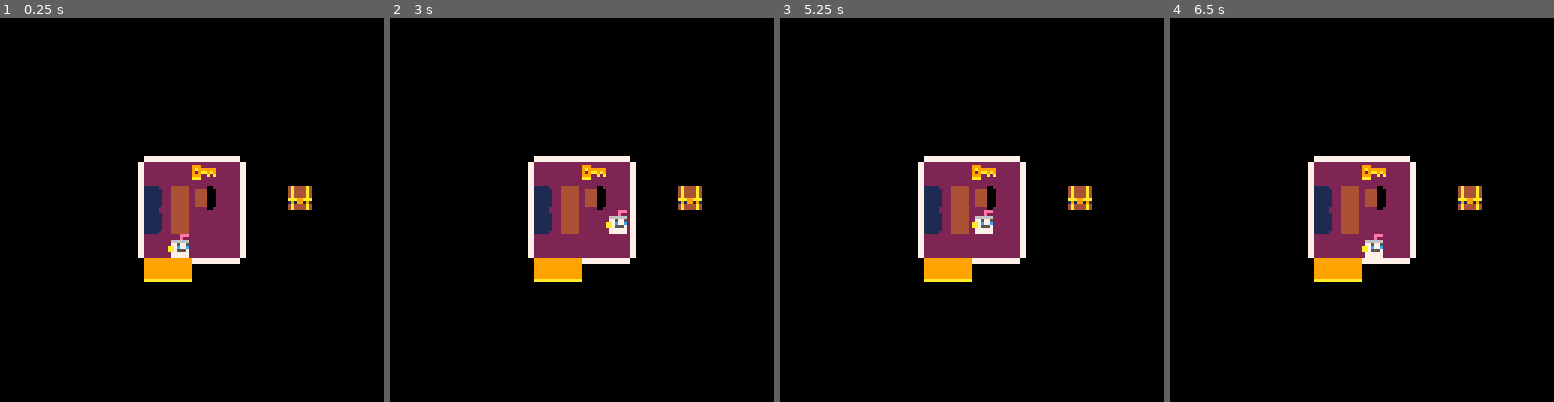
Above: before the commit, frames 1-4 (left to right).
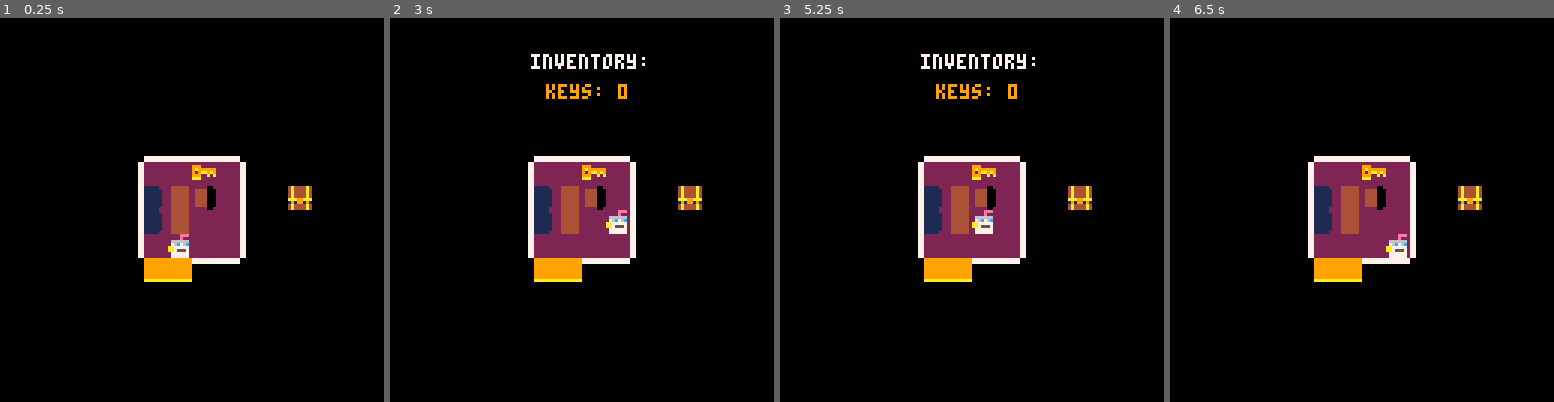
Above: after the commit, the same moments.

Repository: WyattAlexander-001/Pico-8-Repo
Game: PICO-8 cartridge aqua_teen_rpg.p8
Same seed, same stepped clock (60 frames per second), same inputs: the game is played once before the commit and once after it.
Inputs:
- Up to frame 1 (0.25 s): no input
- Up to frame 2 (3 s): tap X (X key) at 0.33, 1.07, 1.85, 2.97 s; hold Right 1.6-2.1 s; hold Up 2.15-2.42 s; hold Right from 2.47 s (still down)
- Up to frame 3 (5.25 s): release Right at 3.03 s; hold Left 3.08-3.58 s; hold Down 3.63-3.97 s; hold Right 4.02-4.68 s; tap X (X key) at 4.08, 5.2 s; hold Up 4.73-5.03 s; hold Left from 5.08 s (still down)
- Up to frame 4 (6.5 s): release Left at 5.68 s; hold Down 5.73-6.03 s; hold Right from 6.08 s (still down); tap X (X key) at 6.32 s

The runs differ from the first frame. In frame 1, less than 0.1% of the frame differs, in the area x 45-50%, y 58-61%; in frame 2, 0.9%, in the area x 36-67%, y 9-54%; in frame 3, 0.9%; in frame 4, 0.5%.

Commit message:
Added display of inventory X key
Displays all keys user finds

Diff:
--- a/aqua_teen_rpg.p8
+++ b/aqua_teen_rpg.p8
@@ -19,6 +19,8 @@
  cls()
  draw_map()
  draw_player()
+ if (btn(❎)) show_inventory()
+
 end
 
 
@@ -94,6 +96,17 @@
 		get_key(x,y)
 	end
 end
+-->8
+--inventory
+
+function show_inventory()
+	invx=mapx*8+40
+	invy=mapy*8+8
+
+	rectfill(invx,invy,invx+48,invy+24,0)
+	print("inventory:",invx+7,invy+4,7)
+	print("keys: " ..p.keys,invx+12,invy+14,9)
+end
 
 
 
@@ -291,26 +304,26 @@
 
 
 __gff__
-0000000000000000000000000000010000000100000000000000000000010101000000000000000000000000000001000000000000020200000000000000000000000000000000000101010101010200000001000101010101000101010002020000000002010101040400000100020100000001040100010404030101000004
+0000000000000000000000000001010100000100000000000000000000010101000000000000000000000000000101010000000000020200000000000000000100000000000000000101010101010200000001000101010101000101010104040000000002010101040400000100020100000001040100010404030101000004
 0000000000000000000000000000000000000000000000000000000000000000000000000000000000000000000000000000000000000000000000000000000000000000000000000000000000000000000000000000000000000000000000000000000000000000000000000000000000000000000000000000000000000000
 __map__
-0000000000000000000000000000000000000000000000000000000000000000000000000000000000000000000000000000000000000000000000000000000000000000000000000000000000000000000000000000000000000000000000000000000000000000000000000000000000000000000000000000000000000008
-0000000000000000000000000000000000000000000000000000000000000000000000000000000000000000000000000000000000000000000000000000000000000000000000000000000000000000000000000000000000000000000000000000000000000000000000000000000000000000000000000000000000000000
-0000000000000000000000000000000000000000000000000000000000000000000000000000000000000000000000000000000000000000000000000000000000000000000000000000000000000000000000000000000000000000000000000000000000000000000000000000000000000000000000000000000000000000
-0000000000000000000000000000000000000000000000000000000000000000000000000000000000000000000000000000000000000000000000000000000000000000000000000000000000000000000000000000000000000000000000000000000000000000000000000000000000000000000000000000000000000000
-000000000000000000000000000000000000000000000000000000000000000000000000000000000000000000000000000000000000000000000000000000000000000000000000000000000000000000002f2e2e2e2e2e2e2e2e2d000000000000000000000000000000000000000000000000000000000000000000000000
-000000000000000000000000000000000000000000000000000000000000000000000000000000000000000000000000000000000000000000000000000000000000000000002e2e2e2e00000000000000001f7e5e7e7e7e5f6f6f1d000000000000000000000000000000000000000000000000000000000000000000000000
-0000000000000000000000000000000000000000000000000000000000000000000000000000000000000000000000000000000000000000000000000000000000000000001f4f4f4e4f1d000000000000001f7d7d7d7d7d7d6e7c1d000000000000000000000000000000000000000000000000000000000000000000000000
-0000000000000000000000000000000000000000000000000000000000000000000000000000000000000000000000000000000000000000000000000000000000000000001f6d5d4d4f1d007a00000000001f7d7d7d7d7d7d7d7d1d000000000000000000000000000000000000000000000000000000000000000000000000
-0000000000000000000000000000000000000000000000000000000000000000000000000000000000000000000000000000000000000000000000000000000000000000001f6d5d4f4f1d000000000000000f0e0e0e7f7f0e0e0e0d000000000000000000000000000000000000000000000000000000000000000000000000
-0000000000000000000000000000000000000000000000000000000000000000000000000000000000000000000000000000000000000000000000000000000000000000001f4f4f4f4f1d0000000000000000000000000000000000000000000000000000000000000000000000000000000000000000000000000000000000
-000000000000000000000000000000000000000000000000000000000000000000000000000000000000000000000000000000000000000000000000000000000000000000007f7f0e0e000000000000000000000000000000000000000000000000000000000000000000000000000000000000000000000000000000000000
-0000000000000000000000000000000000000000000000000000000000000000000000000000000000000000000000000000000000000000000000000000000000000000000000000000000000000000000000000000000000000000000000000000000000000000000000000000000000000000000000000000000000000000
-0000000000000000000000000000000000000000000000000000000000000000000000000000000000000000000000000000000000000000000000000000000000000000000000000000000000000000000000000000000000000000000000000000000000000000000000000000000000000000000000000000000000000000
-0000000000000000000000000000000000000000000000000000000000000000000000000000000000000000000000000000000000000000000000000000000000000000000000000000000000000000000000000000000000000000000000000000000000000000000000000000000000000000000000000000000000000000
-0000000000000000000000000000000000000000000000000000000000000000000000000000000000000000000000000000000000000000000000000000000000000000000000000000000000000000000000000000000000000000000000000000000000000000000000000000000000000000000000000000000000000000
-0000000000000000000000000000001e1e1e1e1e1e1e1e1e1e1e1e1e1e1e1e1e1e1e1e1e1e1e1e1e1e1e1e1e1e1e1e1e1e00000000000000000000000000000000000000000000000000000000000000000000000000000000000000000000000000000000000000000000000000000000000000000000000000000000000000
-0000000000000000000000000000001e5a5b5b5a5b5b5a5b5b5a5b5b5a5b5b5a5b5b5a5b5b5a5b5b5a5b5b5a5b5b5a5b1e00000000000000000000000000000000000000000000000000000000000000000000000000000000000000000000000000000000000000000000000000000000000000000000000000000000000000
+0000000000000000000000000000000000000000000000000000000000000000000000000000000000000000000000000000000000000000000000000000003f3f3f3f3f3f3f3f3f3f3f3f3f3f3f3f3f3f0000000000000000000000000000000000000000000000000000000000000000000000000000000000000000000008
+0000000000000000000000000000000000000000000000000000000000000000000000000000000000000000000000000000000000000000000000000000003f000000000000000000000000000000003f0000000000000000000000000000000000000000000000000000000000000000000000000000000000000000000000
+0000000000000000000000000000000000000000000000000000000000000000000000000000000000000000000000000000000000000000000000000000003f000000000000000000000000000000003f0000000000000000000000000000000000000000000000000000000000000000000000000000000000000000000000
+0000000000000000000000000000000000000000000000000000000000000000000000000000000000000000000000000000000000000000000000000000003f000000000000000000000000000000003f0000000000000000000000000000000000000000000000000000000000000000000000000000000000000000000000
+0000000000000000000000000000000000000000000000000000000000000000000000000000000000000000000000000000000000000000000000000000003f000000000000000000000000000000003f002f2e2e2e2e2e2e2e2e2d000000000000000000000000000000000000000000000000000000000000000000000000
+0000000000000000000000000000000000000000000000000000000000000000000000000000000000000000000000000000000000000000000000000000003f0000000000002e2e2e2e0000000000003f001f7e5e7e7e7e5f6f6f1d000000000000000000000000000000000000000000000000000000000000000000000000
+0000000000000000000000000000000000000000000000000000000000000000000000000000000000000000000000000000000000000000000000000000003f00000000001f4f4f4e4f1d00000000003f001f7d7d7d7d7d7d6e7c1d000000000000000000000000000000000000000000000000000000000000000000000000
+0000000000000000000000000000000000000000000000000000000000000000000000000000000000000000000000000000000000000000000000000000003f00000000001f6d5d4d4f1d007a0000003f001f7d7d7d7d7d7d7d7d1d000000000000000000000000000000000000000000000000000000000000000000000000
+0000000000000000000000000000000000000000000000000000000000000000000000000000000000000000000000000000000000000000000000000000003f00000000001f6d5d4f4f1d00000000003f000f0e0e0e7f7f0e0e0e0d000000000000000000000000000000000000000000000000000000000000000000000000
+0000000000000000000000000000000000000000000000000000000000000000000000000000000000000000000000000000000000000000000000000000003f00000000001f4f4f4f4f1d00000000003f0000000000000000000000000000000000000000000000000000000000000000000000000000000000000000000000
+0000000000000000000000000000000000000000000000000000000000000000000000000000000000000000000000000000000000000000000000000000003f0000000000007f7f0e0e0000000000003f0000000000000000000000000000000000000000000000000000000000000000000000000000000000000000000000
+0000000000000000000000000000000000000000000000000000000000000000000000000000000000000000000000000000000000000000000000000000003f000000000000000000000000000000003f0000000000000000000000000000000000000000000000000000000000000000000000000000000000000000000000
+0000000000000000000000000000000000000000000000000000000000000000000000000000000000000000000000000000000000000000000000000000003f000000000000000000000000000000003f0000000000000000000000000000000000000000000000000000000000000000000000000000000000000000000000
+0000000000000000000000000000000000000000000000000000000000000000000000000000000000000000000000000000000000000000000000000000003f000000000000000000000000000000003f0000000000000000000000000000000000000000000000000000000000000000000000000000000000000000000000
+0000000000000000000000000000000000000000000000000000000000000000000000000000000000000000000000000000000000000000000000000000003f00000000000000000000000000000000000000000000000000000000000000000000000000000000000000000000000000000000000000000000000000000000
+0000000000000000000000000000001e1e1e1e1e1e1e1e1e1e1e1e1e1e1e1e1e1e1e1e1e1e1e1e1e1e1e1e1e1e1e1e1e1e00000000000000000000000000003f000000000000000000000000000000003f0000000000000000000000000000000000000000000000000000000000000000000000000000000000000000000000
+0000000000000000000000000000001e5a5b5b5a5b5b5a5b5b5a5b5b5a5b5b5a5b5b5a5b5b5a5b5b5a5b5b5a5b5b5a5b1e00000000000000000000000000003f3f3f3f3f3f3f3f3f3f3f3f3f3f3f3f3f3f0000000000000000000000000000000000000000000000000000000000000000000000000000000000000000000000
 0000000000000000000000000000001e10101010111010771010106869101011111313131111141313131314101010101e00000000000000000000000000000000000000000000000000000000000000000000000000000000000000000000000000000000000000000000000000000000000000000000000000000000000000
 0000000000000000000000000000001e10101010101065766610107879101011131313131313131313131414101010101e00000000000000000000000000000000000000000000000000000000000000000000000000000000000000000000000000000000000000000000000000000000000000000000000000000000000000
 0000000000000000000000000000001e10111010106552555267757575101011131313131313131313131411101010101e00000000000000000000000000000000000000000000000000000000000000000000000000000000000000000000000000000000000000000000000000000000000000000000000000000000000000
Not shown, changed: 23 lines of the sprite sheet (__gfx__) section of aqua_teen_rpg.p8
